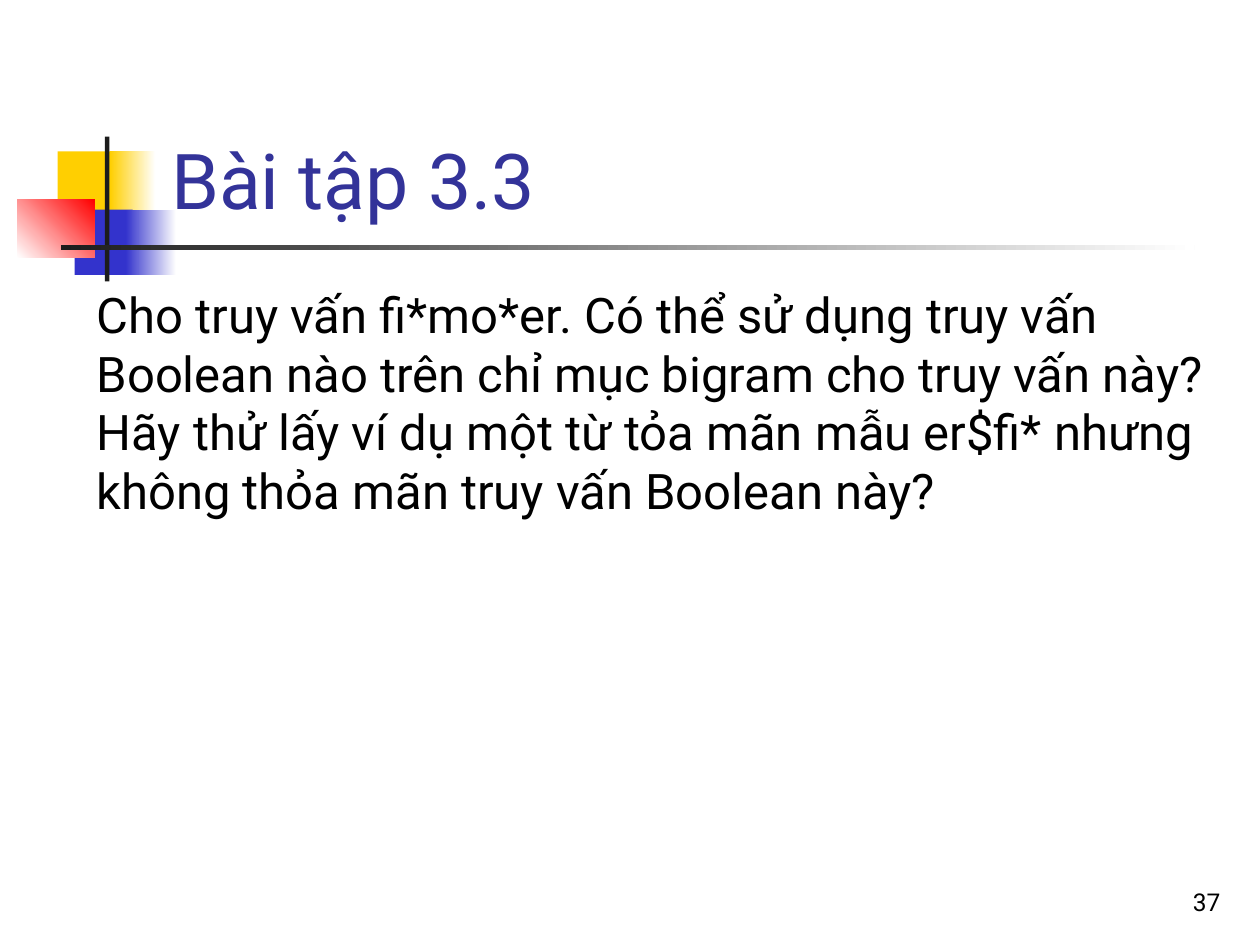
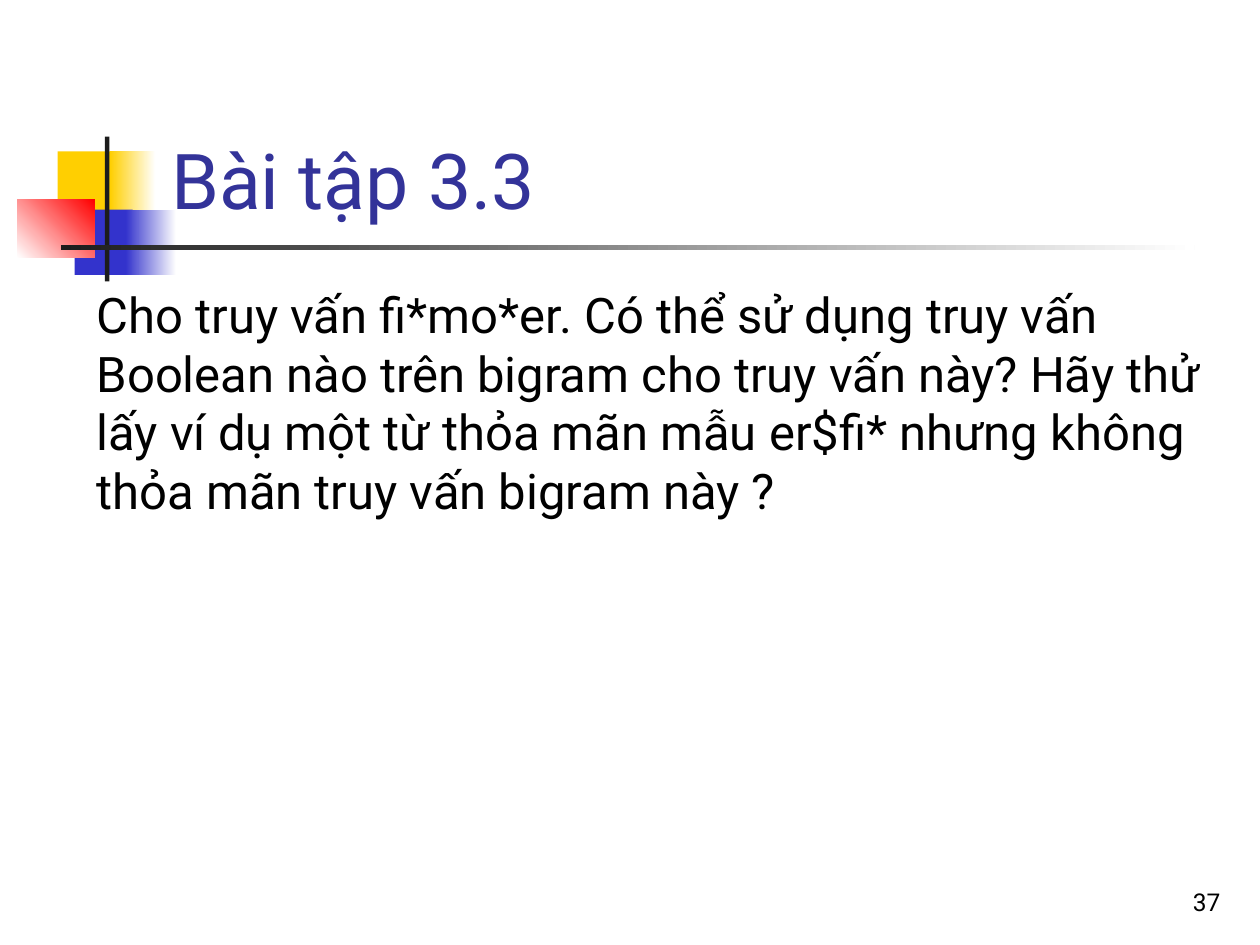
Before and after one commit to nguyenkhanhthien/IT4853, a slide deck: slide 37 of Bài 3 Xử lý từ truy vấn.ppt. Drawn at 1260x945 pixels with LibreOffice and Linux fonts; fonts in the diff are those of the drawing. Boxes give left, top, right and bottom in pixels: in the first picture for what was removed or moved away, otherwise in the second. Text is boxed around its words. In the diff, an @@ line names an element or a change of style, - is before the commit and + after.

```diff
--- a/Bài 3 Xử lý từ truy vấn.ppt
+++ b/Bài 3 Xử lý từ truy vấn.ppt
@@ text at box(97, 292, 1200, 520): text changed @@
-Cho truy vấn fi*mo*er. Có thể sử dụng truy vấn Boolean nào trên chỉ mục bigram cho truy vấn này? Hãy thử lấy ví dụ một từ tỏa mãn mẫu er$fi* nhưng không thỏa mãn truy vấn Boolean này?
+Cho truy vấn fi*mo*er. Có thể sử dụng truy vấn Boolean nào trên bigram cho truy vấn này? Hãy thử lấy ví dụ một từ thỏa mãn mẫu er$fi* nhưng không thỏa mãn truy vấn bigram này ?
```
Also in this commit, not shown: 2 other slides changed, 1 other file.
